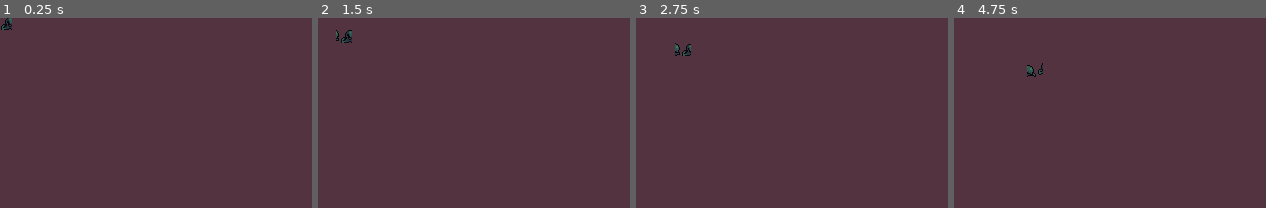
Above: before the commit, frames 1-4 (left to right).
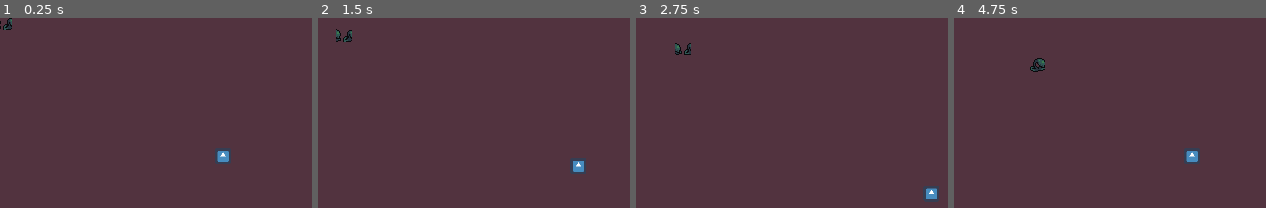
Above: after the commit, the same moments.

Repository: loteque/wasteland-warrior
Game: Godot game, scene res://test/MobTest.tscn
Same seed, same stepped clock (60 frames per second), same inputs: the game is played once before the commit and once after it. This scene is started directly instead of the project's main scene. The engine's default icon, where the game draws it, is replaced by a stand-in: a white triangle on a blue panel in a dark square.
Inputs:
- Up to frame 1 (0.25 s): no input
- Up to frame 2 (1.5 s): hold Right (ui_right) 0.53-1.28 s; hold Down (ui_down) from 1.28 s (still down)
- Up to frame 3 (2.75 s): release Down (ui_down) at 2.03 s; hold Right (ui_right) from 2.03 s (still down)
- Up to frame 4 (4.75 s): release Right (ui_right) at 2.78 s; hold Up (ui_up) 2.78-3.53 s; hold Left (ui_left) from 3.53 s (still down)

The runs differ from the first frame. In frame 1, 0.6% of the frame differs, in the area x 0-75%, y 0-77%; in frame 2, 0.6%; in frame 3, 0.6%; in frame 4, 0.8%, in the area x 23-79%, y 21-77%.

Commit message:
enhance mob spawns

Diff:
--- a/project/project.godot
+++ b/project/project.godot
@@ -13,9 +13,21 @@
 "class": "Mob",
 "language": "GDScript",
 "path": "res://src/mobs/Mob.gd"
+}, {
+"base": "Node2D",
+"class": "MobSpawner",
+"language": "GDScript",
+"path": "res://src/mobs/MobSpawner.gd"
+}, {
+"base": "Object",
+"class": "RandomUtils",
+"language": "GDScript",
+"path": "res://src/RandomUtils.gd"
 } ]
 _global_script_class_icons={
-"Mob": ""
+"Mob": "",
+"MobSpawner": "",
+"RandomUtils": ""
 }
 
 [application]
--- /dev/null
+++ b/project/src/PlayerController.gd
@@ -0,0 +1,21 @@
+extends KinematicBody2D
+
+export var speed := 50
+
+func _physics_process(delta):
+	var motion = Vector2.ZERO
+
+	if Input.is_action_pressed("ui_up"):
+		motion.y -= 1
+
+	if Input.is_action_pressed("ui_down"):
+		motion.y += 1
+
+	if Input.is_action_pressed("ui_left"):
+		motion.x -= 1
+
+	if Input.is_action_pressed("ui_right"):
+		motion.x += 1
+
+	motion = motion.normalized() * speed
+	move_and_slide(motion)
--- a/project/src/PlayerController.tscn
+++ b/project/src/PlayerController.tscn
@@ -1,3 +1,11 @@
-[gd_scene format=2]
+[gd_scene load_steps=3 format=2]
 
-[node name="PlayerController" type="Node2D"]
+[ext_resource path="res://src/PlayerController.gd" type="Script" id=1]
+[ext_resource path="res://icon.png" type="Texture" id=2]
+
+[node name="PlayerController" type="KinematicBody2D"]
+script = ExtResource( 1 )
+
+[node name="Sprite" type="Sprite" parent="."]
+scale = Vector2( 0.25, 0.25 )
+texture = ExtResource( 2 )
--- /dev/null
+++ b/project/src/RandomUtils.gd
@@ -0,0 +1,16 @@
+tool
+extends Object
+class_name RandomUtils
+
+var rand = RandomNumberGenerator.new()
+
+func _ready():
+	rand.randomize()
+
+static func generate_random_binary() -> int:
+	return randi() % 2
+
+static func generate_random_sign():
+	if generate_random_binary():
+		return 1
+	return -1
--- a/project/src/mobs/Mob.gd
+++ b/project/src/mobs/Mob.gd
@@ -5,10 +5,13 @@
 export var MIN_CHASE_DISTANCE_PIXELS = 1
 export var player_node_path = "/root/MobTest/PlayerController"
 
-onready var player = get_node(player_node_path)
+onready var target = get_node(player_node_path)
+
+func _init(target = target):
+	self.target = target
 
 func _physics_process(_delta):
-	chase_target(player)
+	chase_target(target)
 
 func chase_target(target: Node2D):
 	var distance = target.global_position - global_position
--- a/project/src/mobs/Mob.tscn
+++ b/project/src/mobs/Mob.tscn
@@ -35,12 +35,14 @@
 "speed": 5.0
 } ]
 
-[node name="Mob" type="KinematicBody2D"]
+[node name="Mob" type="KinematicBody2D" groups=["mobs"]]
+collision/safe_margin = 0.001
 script = ExtResource( 2 )
 
 [node name="MobAnimatedSprite" type="AnimatedSprite" parent="."]
 frames = SubResource( 1 )
 animation = "Move"
+frame = 1
 speed_scale = 2.0
 playing = true
 
--- /dev/null
+++ b/project/src/mobs/MobSpawner.gd
@@ -0,0 +1,78 @@
+extends Node2D
+class_name MobSpawner
+
+const RandomUtils = preload("res://src/RandomUtils.gd")
+
+export var spawn_rate: float = 5.0
+export var mob_scene: PackedScene
+export var MAX_MOB_COUNT := 100
+
+export var player_node_path = "/root/MobSpawnerTest/PlayerController"
+var spawn_timer: Timer
+
+func _ready():
+	pass
+#	spawn_timer.connect("timeout", self, "spawn_enemy")
+#	add_child(spawn_timer)
+#	spawn_timer.wait_time = 1 / spawn_rate
+#	spawn_timer.start()
+
+
+func get_mob_count():
+	return len(get_tree().get_nodes_in_group("mobs"))
+
+func _process(delta):
+	if randf() < spawn_rate * delta and is_below_max_mob_count():
+		spawn_mob()
+
+func is_below_max_mob_count():
+	return get_mob_count() < MAX_MOB_COUNT
+
+func create_mob(position: Vector2) -> Mob:
+	var mob = mob_scene.instance()
+	mob.player_node_path = player_node_path
+	mob.position = position
+	return mob
+
+func spawn_mob():
+	var margin = 50
+	var viewport_rect = get_viewport_rect()
+	print(viewport_rect)
+	var spawn_rect = Rect2(
+		viewport_rect.position,
+		viewport_rect.size + Vector2(margin * 2, margin * 2)
+	)
+	var spawn_position = Vector2(
+		rand_range(spawn_rect.position.x, spawn_rect.end.x),
+		rand_range(spawn_rect.position.y, spawn_rect.end.y)
+	)
+
+	spawn_position = get_random_spawn_location()
+
+	var mob_instance = create_mob(spawn_position)
+	add_child(mob_instance)
+
+func calculate_random_position_outside_view():
+	var MAX_SPAWN_DISTANCE = 50
+	var viewport_rect = get_viewport_rect()
+	var viewport_size = viewport_rect.size
+	var half_screen_width = viewport_size.x / 2.0
+	var half_screen_height = viewport_size.y / 2.0
+	var max_x_spawn_distance = half_screen_width + MAX_SPAWN_DISTANCE
+	var max_y_spawn_distance = half_screen_height + MAX_SPAWN_DISTANCE
+	var x = get_random_x(half_screen_width, max_x_spawn_distance)
+	var y = get_random_y(half_screen_height, max_y_spawn_distance)
+	return Vector2(x, y)
+
+func get_random_x(half_screen_width, max_x_spawn_distance) -> float:
+	var x_distance = rand_range(half_screen_width, max_x_spawn_distance)
+	var sign_mult = RandomUtils.generate_random_sign()
+	return sign_mult * x_distance
+
+func get_random_y(half_screen_height, max_y_spawn_distance) -> float:
+	var y_distance = rand_range(half_screen_height, max_y_spawn_distance)
+	var sign_mult = RandomUtils.generate_random_sign()
+	return sign_mult * y_distance
+
+func get_random_spawn_location():
+	return calculate_random_position_outside_view()
--- /dev/null
+++ b/project/test/DummyPlayerController.gd
@@ -0,0 +1,21 @@
+extends KinematicBody2D
+
+export var speed := 50
+
+func _physics_process(delta):
+	var motion = Vector2.ZERO
+
+	if Input.is_action_pressed("ui_up"):
+		motion.y -= 1
+
+	if Input.is_action_pressed("ui_down"):
+		motion.y += 1
+
+	if Input.is_action_pressed("ui_left"):
+		motion.x -= 1
+
+	if Input.is_action_pressed("ui_right"):
+		motion.x += 1
+
+	motion = motion.normalized() * speed
+	move_and_slide(motion)
--- /dev/null
+++ b/project/test/MobSpawnerTest.tscn
@@ -0,0 +1,34 @@
+[gd_scene load_steps=7 format=2]
+
+[ext_resource path="res://src/mobs/MobSpawner.gd" type="Script" id=1]
+[ext_resource path="res://src/mobs/Mob.tscn" type="PackedScene" id=2]
+[ext_resource path="res://test/PlayerSimulator.gd" type="Script" id=4]
+[ext_resource path="res://test/DummyPlayerController.gd" type="Script" id=5]
+[ext_resource path="res://icon.png" type="Texture" id=6]
+
+[sub_resource type="Curve2D" id=1]
+_data = {
+"points": PoolVector2Array(  )
+}
+
+[node name="MobSpawnerTest" type="Node2D"]
+
+[node name="MobSpawner" type="Node2D" parent="."]
+script = ExtResource( 1 )
+mob_scene = ExtResource( 2 )
+player_node_path = "/root/MobSpawnerTest/DummyPlayerController"
+
+[node name="Path2D" type="Path2D" parent="MobSpawner"]
+position = Vector2( 44, 28 )
+curve = SubResource( 1 )
+
+[node name="DummyPlayerController" type="KinematicBody2D" parent="."]
+position = Vector2( 268, 177 )
+script = ExtResource( 5 )
+
+[node name="Sprite" type="Sprite" parent="DummyPlayerController"]
+scale = Vector2( 0.25, 0.25 )
+texture = ExtResource( 6 )
+
+[node name="PlayerSimulator" type="Node" parent="DummyPlayerController"]
+script = ExtResource( 4 )
--- /dev/null
+++ b/project/test/PlayerSimulator.gd
@@ -0,0 +1,28 @@
+extends Node
+
+const POSSIBLE_ACTIONS = ["ui_up", "ui_left", "ui_down", "ui_right"]
+
+export var STEP_DURATION := 2.0
+export var MOVE_SEQUENCE := POSSIBLE_ACTIONS
+export var MAX_ITERATIONS = 100
+
+var sequence_length = len(MOVE_SEQUENCE)
+
+func _ready():
+	start_sequence(POSSIBLE_ACTIONS)
+
+func start_sequence(moves: Array):
+	var iteration = 0
+	while iteration < MAX_ITERATIONS:
+		var index = iteration % sequence_length
+		var move = moves[index]
+		press_action(move)
+		yield(get_tree().create_timer(STEP_DURATION), "timeout")
+		release_action(move)
+		iteration += 1
+
+func press_action(action):
+	Input.action_press(action)
+
+func release_action(action):
+	Input.action_release(action)
